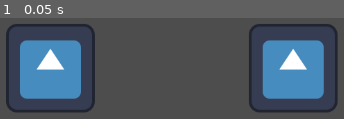
Above: before the commit, frame 1.
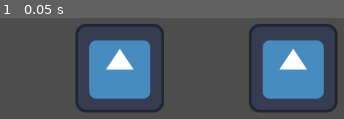
Above: after the commit, the same moment.

Repository: Truong-Son1712/Hehe_Huyen_trang
Game: Godot game, scene res://node_2d.tscn
Two runs of this game, one before a commit and one after it. Both use one fixed random seed, a clock stepped at 60 frames per second and the inputs below. The project has no main scene, so this scene is started directly. The engine's default icon, where the game draws it, is replaced by a stand-in: a white triangle on a blue panel in a dark square.
Inputs:
- Up to frame 1 (0.05 s): no input

The runs differ from the first frame. In frame 1, 25% of the frame differs, in the area x 1-48%, y 5-94%.

Commit message:
day la commit tu b

Diff:
--- a/node_2d.tscn
+++ b/node_2d.tscn
@@ -5,7 +5,7 @@
 [node name="Node2D" type="Node2D"]
 
 [node name="Icon" type="Sprite2D" parent="."]
-position = Vector2(400, 260)
+position = Vector2(500, 260)
 texture = ExtResource("1_wtcfe")
 
 [node name="Icon2" type="Sprite2D" parent="."]
